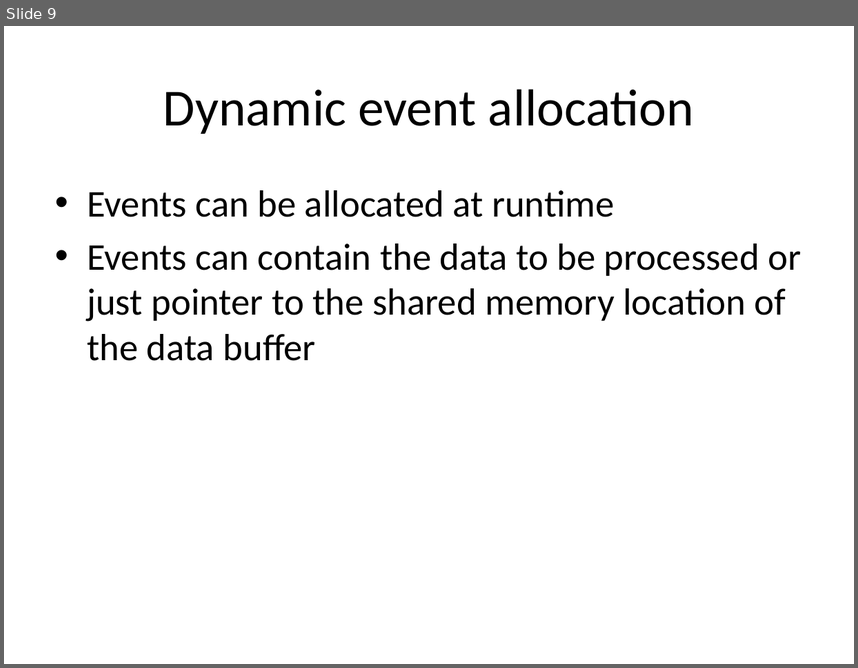
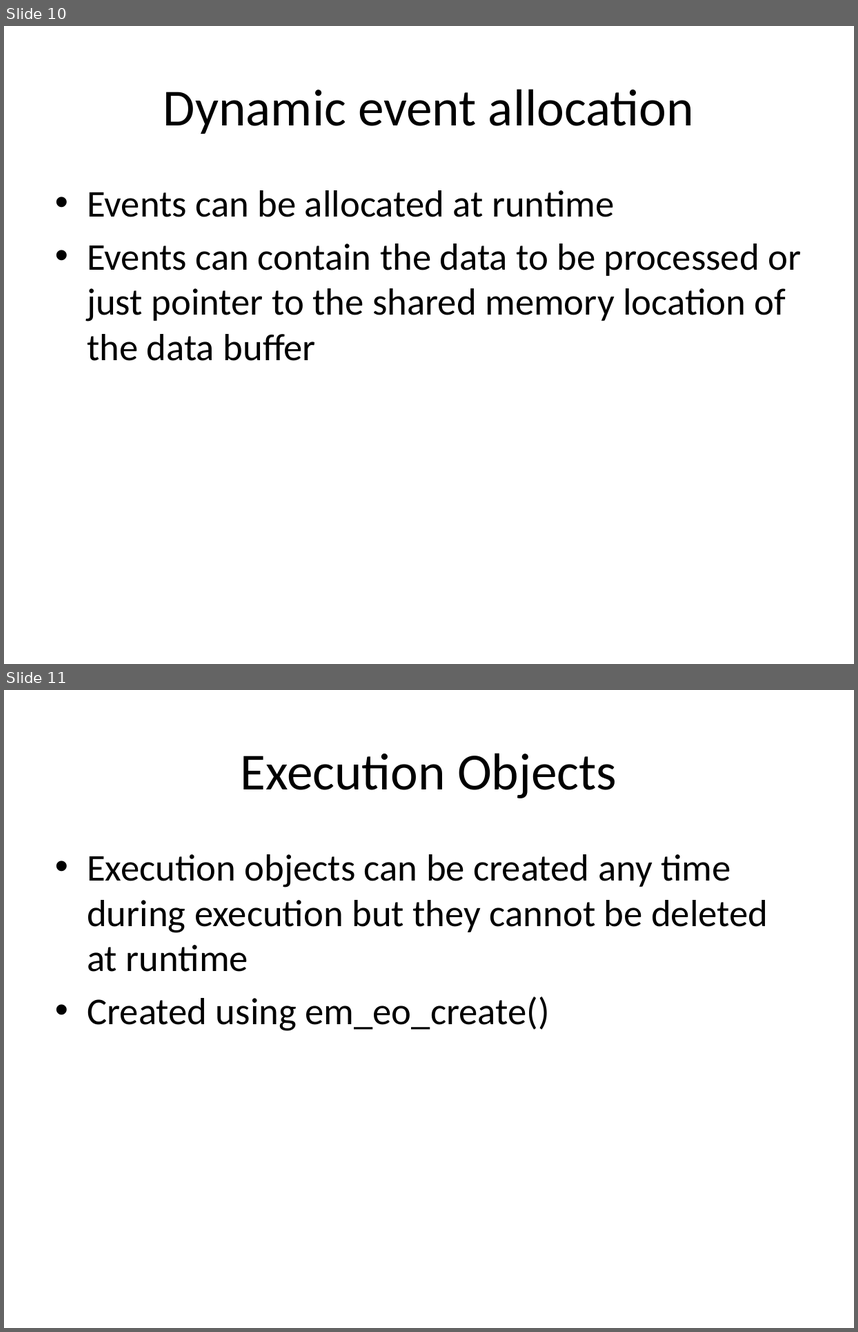
Before and after one commit to vuoristo/masters-thesis, a slide deck: thesis_method.pptx. Shown one above the other, each under a label of ours: slide 9 before the commit, slides 10 and 11 after it. The pictures are 858x668 and 858x1332 pixels, drawn with LibreOffice and Linux fonts; fonts in the diff are those of the drawing. Boxes give left, top, right and bottom in pixels: in the first picture for what was removed or moved away, otherwise in the second. Text is boxed around its words. In the diff, an @@ line names an element or a change of style, - is before the commit and + after.

```diff
--- a/thesis_method.pptx
+++ b/thesis_method.pptx
@@ slide 11 added at [4, 690, 854, 1328], background #FFFFFF @@
@@ title added at [241, 753, 617, 798], 44 pt, text #000000 @@
+Execution Objects
@@ text added at [87, 854, 768, 1031], 32 pt, text #000000 @@
+• Execution objects can be created any time during execution but they cannot be deleted at runtime
+• Created using em_eo_create()
@@ what was slide 9 is now slide 10 @@
```
Also in this commit, not shown: 1 slide changed, 3 other slides added.
